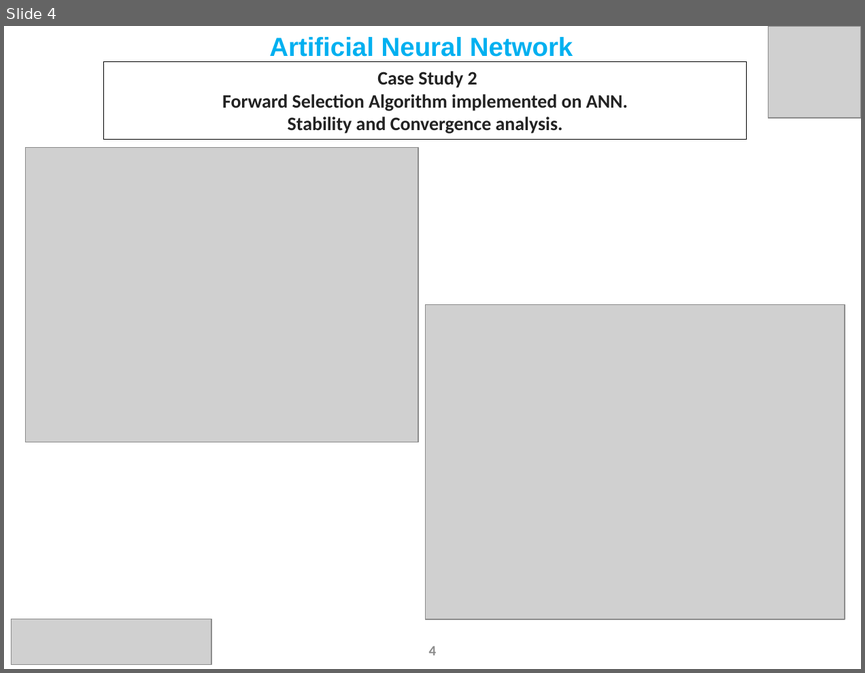
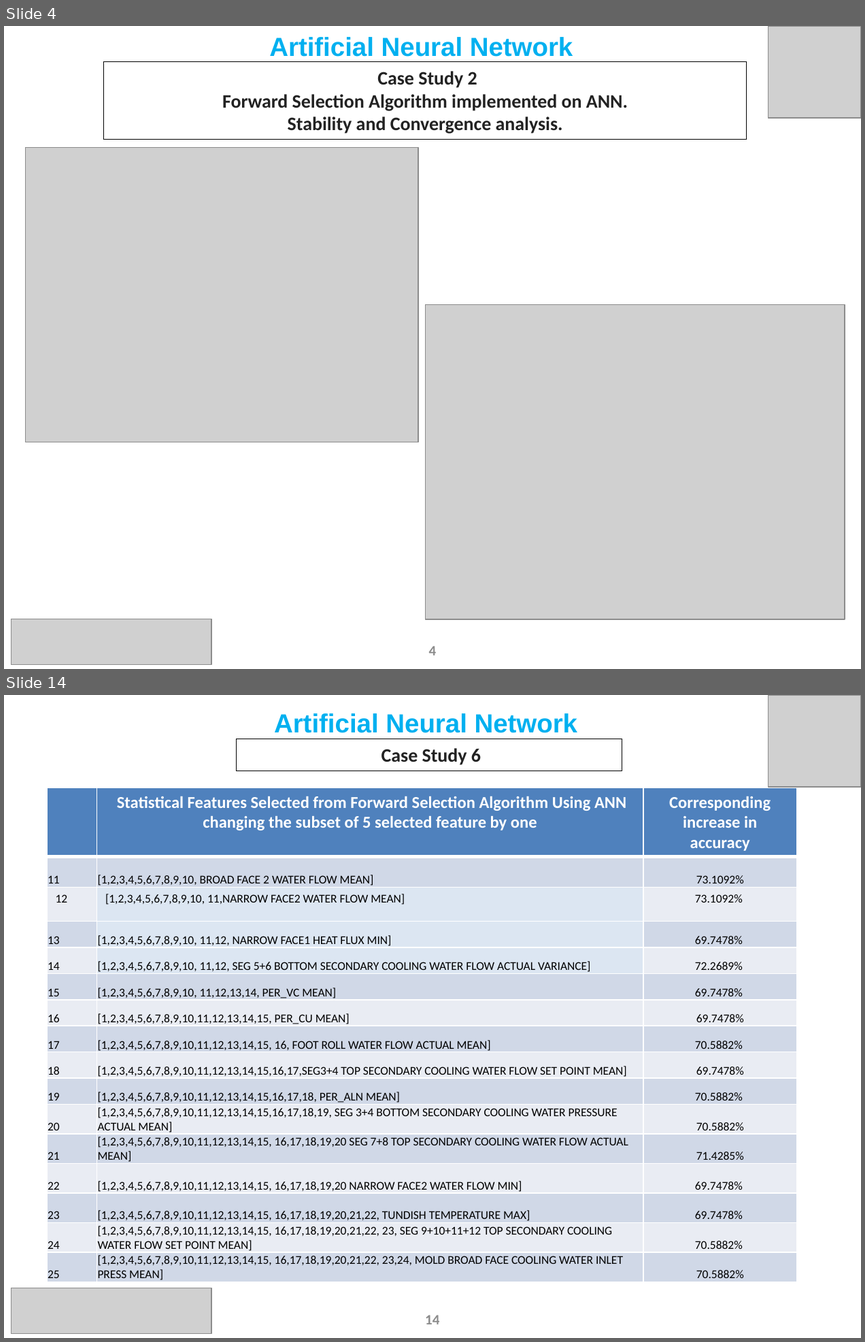
Before and after one commit to Subhigupta/Forward-Feature-Selection-Algorithm-on-AMNS-Data, a slide deck: ANN Update Slides June FFSA Updated.pptx. Shown one above the other, each under a label of ours: slide 4 before the commit, slides 4 and 14 after it; the slides between them are not shown. The pictures are 865x673 and 865x1342 pixels, drawn with LibreOffice and Linux fonts; fonts in the diff are those of the drawing; grey boxes stand for pictures. Boxes give left, top, right and bottom in pixels: in the first picture for what was removed or moved away, otherwise in the second. Text is boxed around its words. In the diff, an @@ line names an element or a change of style, - is before the commit and + after.

```diff
--- a/ANN Update Slides June FFSA Updated.pptx
+++ b/ANN Update Slides June FFSA Updated.pptx
@@ slide 14 added at (x1=4, y1=695, x2=861, y2=1338), background #FFFFFF @@
@@ text added at (x1=274, y1=713, x2=578, y2=733), 22 pt, text #00B0F0, bold @@
+Artificial Neural Network
@@ picture added at (x1=768, y1=695, x2=861, y2=787) @@
@@ rectangle added at (x1=236, y1=739, x2=621, y2=770), outline #000000 0.75 pt, 16 pt, text #222222, bold @@
+Case Study 6
@@ table added at (x1=47, y1=787, x2=797, y2=1283), 16 rows, 3 columns @@
+ | Statistical Features Selected from Forward Selection Algorithm Using ANN changing the subset of 5 selected feature by one | Corresponding increase in accuracy
+11 | [1,2,3,4,5,6,7,8,9,10, BROAD FACE 2 WATER FLOW MEAN] | 73.1092%
+12 | [1,2,3,4,5,6,7,8,9,10, 11,NARROW FACE2 WATER FLOW MEAN] | 73.1092%
+13 | [1,2,3,4,5,6,7,8,9,10, 11,12, NARROW FACE1 HEAT FLUX MIN] | 69.7478%
+14 | [1,2,3,4,5,6,7,8,9,10, 11,12, SEG 5+6 BOTTOM SECONDARY COOLING WATER FLOW ACTUAL VARIANCE] | 72.2689%
+15 | [1,2,3,4,5,6,7,8,9,10, 11,12,13,14, PER_VC MEAN] | 69.7478%
+16 | [1,2,3,4,5,6,7,8,9,10,11,12,13,14,15, PER_CU MEAN] | 69.7478%
+17 | [1,2,3,4,5,6,7,8,9,10,11,12,13,14,15, 16, FOOT ROLL WATER FLOW ACTUAL MEAN] | 70.5882%
+18 | [1,2,3,4,5,6,7,8,9,10,11,12,13,14,15,16,17,SEG3+4 TOP SECONDARY COOLING WATER FLOW SET POINT MEAN] | 69.7478%
+19 | [1,2,3,4,5,6,7,8,9,10,11,12,13,14,15,16,17,18, PER_ALN MEAN] | 70.5882%
+20 | [1,2,3,4,5,6,7,8,9,10,11,12,13,14,15,16,17,18,19, SEG 3+4 BOTTOM SECONDARY COOLING WATER PRESSURE ACTUAL MEAN] | 70.5882%
+21 | [1,2,3,4,5,6,7,8,9,10,11,12,13,14,15, 16,17,18,19,20 SEG 7+8 TOP SECONDARY COOLING WATER FLOW ACTUAL MEAN] | 71.4285%
+22 | [1,2,3,4,5,6,7,8,9,10,11,12,13,14,15, 16,17,18,19,20 NARROW FACE2 WATER FLOW MIN] | 69.7478%
+23 | [1,2,3,4,5,6,7,8,9,10,11,12,13,14,15, 16,17,18,19,20,21,22, TUNDISH TEMPERATURE MAX] | 69.7478%
+24 | [1,2,3,4,5,6,7,8,9,10,11,12,13,14,15, 16,17,18,19,20,21,22, 23, SEG 9+10+11+12 TOP SECONDARY COOLING WATER FLOW SET POINT MEAN] | 70.5882%
+25 | [1,2,3,4,5,6,7,8,9,10,11,12,13,14,15, 16,17,18,19,20,21,22, 23,24, MOLD BROAD FACE COOLING WATER INLET PRESS MEAN] | 70.5882%
@@ picture added at (x1=11, y1=1288, x2=211, y2=1334) @@
@@ page number added at (x1=425, y1=1314, x2=439, y2=1324), 12 pt, text #8C8C8C, bold @@
+14
```
Also in this commit, not shown: 7 slides changed, 3 other slides added, 29 other files.
